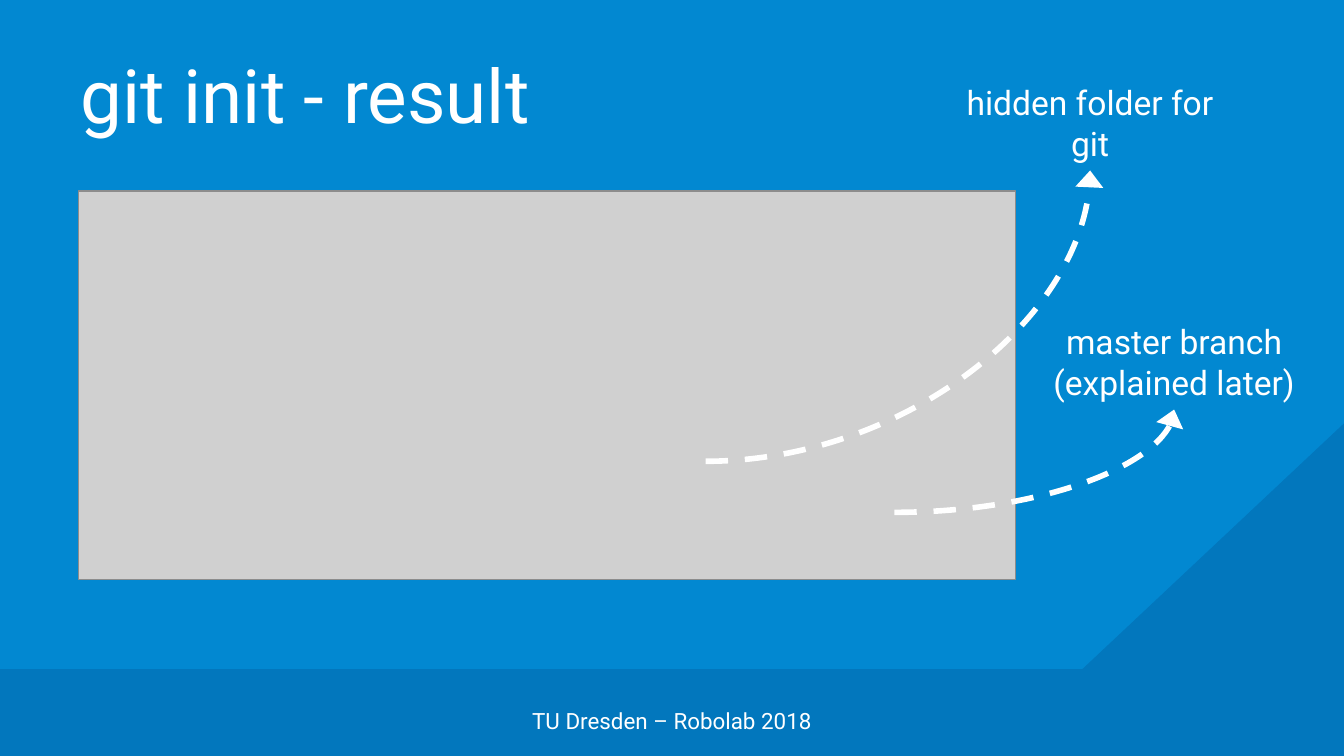
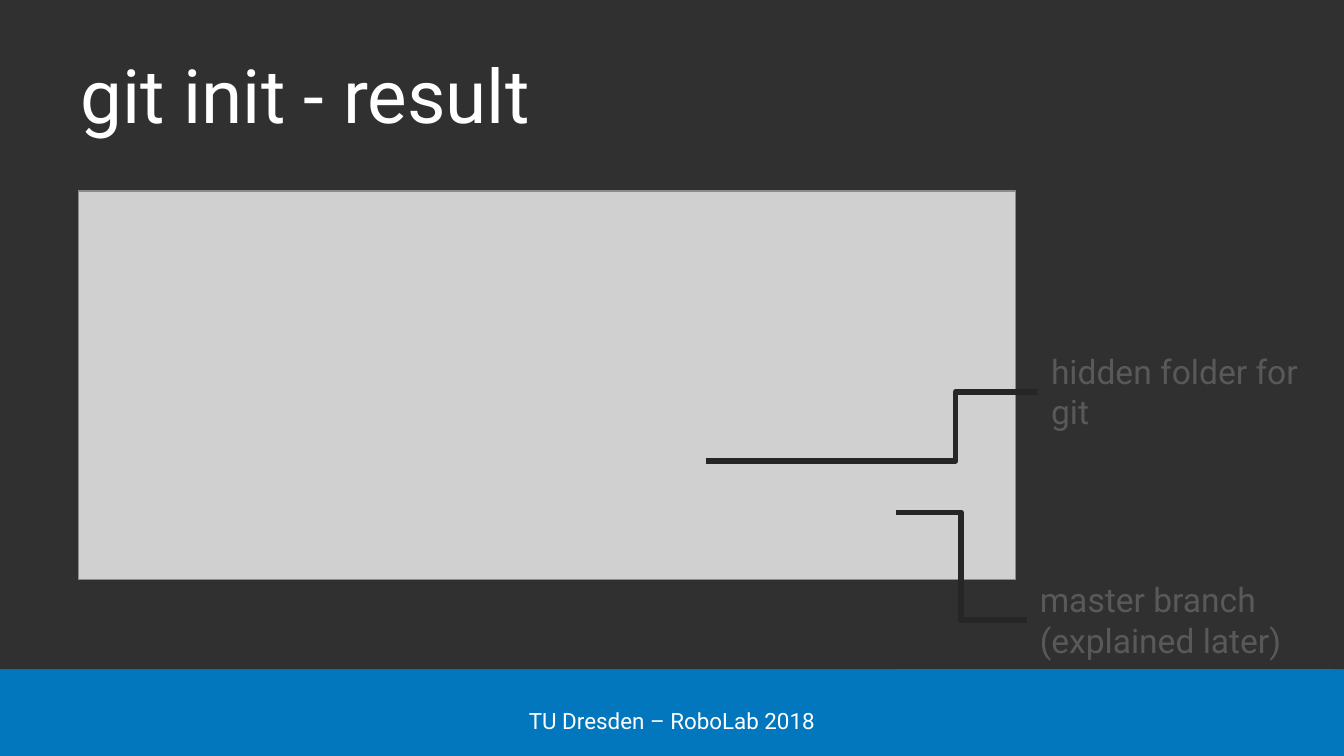
Before and after one commit to edisontrent1337/gitslides, a slide deck: slide 12 of Git.pptx (slide 11 before the commit). Drawn at 1344x756 pixels with LibreOffice and Linux fonts; fonts in the diff are those of the drawing; grey boxes stand for pictures; background and template pictures are left out. Boxes give left, top, right and bottom in pixels: in the first picture for what was removed or moved away, otherwise in the second. Text is boxed around its words. In the diff, an @@ line names an element or a change of style, - is before the commit and + after.

```diff
--- a/Git.pptx
+++ b/Git.pptx
@@ rectangle added at box(0, 0, 1344, 669), fill #303030 @@
@@ curved arrow removed from (706, 461) to (1090, 171) @@
@@ text "hidden folder for git" at box(1051, 359, 1298, 430): text colour #FFFFFF to #595959; alignment centre to left @@
@@ text "hidden folder for git": place and size @@
-text "hidden folder for git" at box(967, 89, 1213, 163)
+text "hidden folder for git" at box(1051, 359, 1298, 430)
@@ elbow line added from (874, 461) to (1038, 392), #262626 3 pt @@
@@ curved arrow removed from (894, 512) to (1175, 410) @@
@@ line added from (706, 461) to (874, 461), #262626 3 pt @@
@@ elbow line added from (896, 512) to (1027, 620), #262626 3 pt @@
@@ text "master branch (explained later)": place and size @@
-text "master branch (explained later)" at box(1053, 328, 1294, 403)
+text "master branch (explained later)" at box(1040, 587, 1281, 660)
@@ text "master branch (explained later)" at box(1040, 587, 1281, 660): text colour #FFFFFF to #595959; alignment centre to left @@
@@ rectangle added at box(896, 669, 1333, 753), fill #0277BD @@
@@ text at box(529, 712, 814, 730): text changed @@
-TU Dresden – Robolab 2018
+TU Dresden – RoboLab 2018
```
Also in this commit, not shown: 28 other slides changed, 21 slides added, 1 slide removed.
